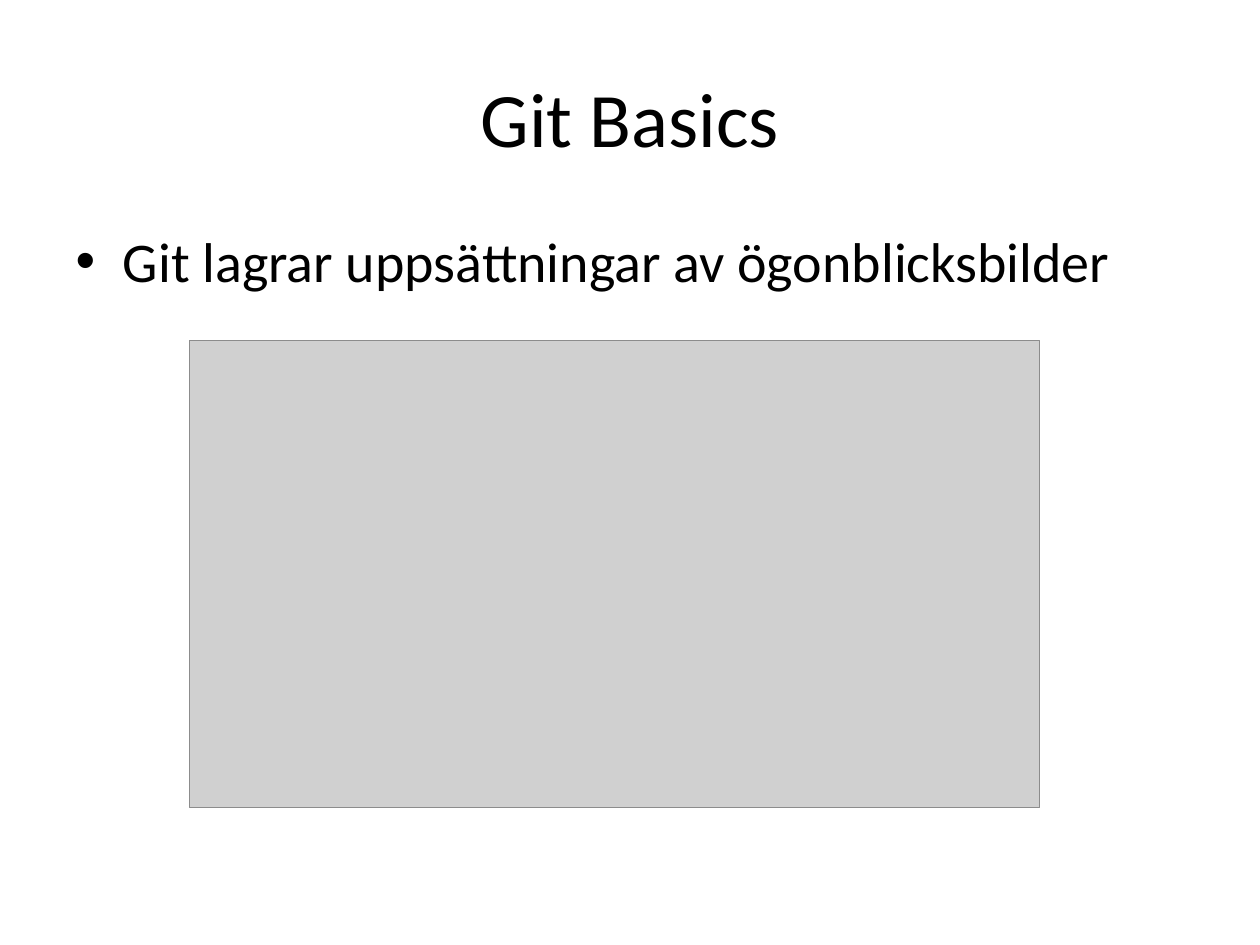
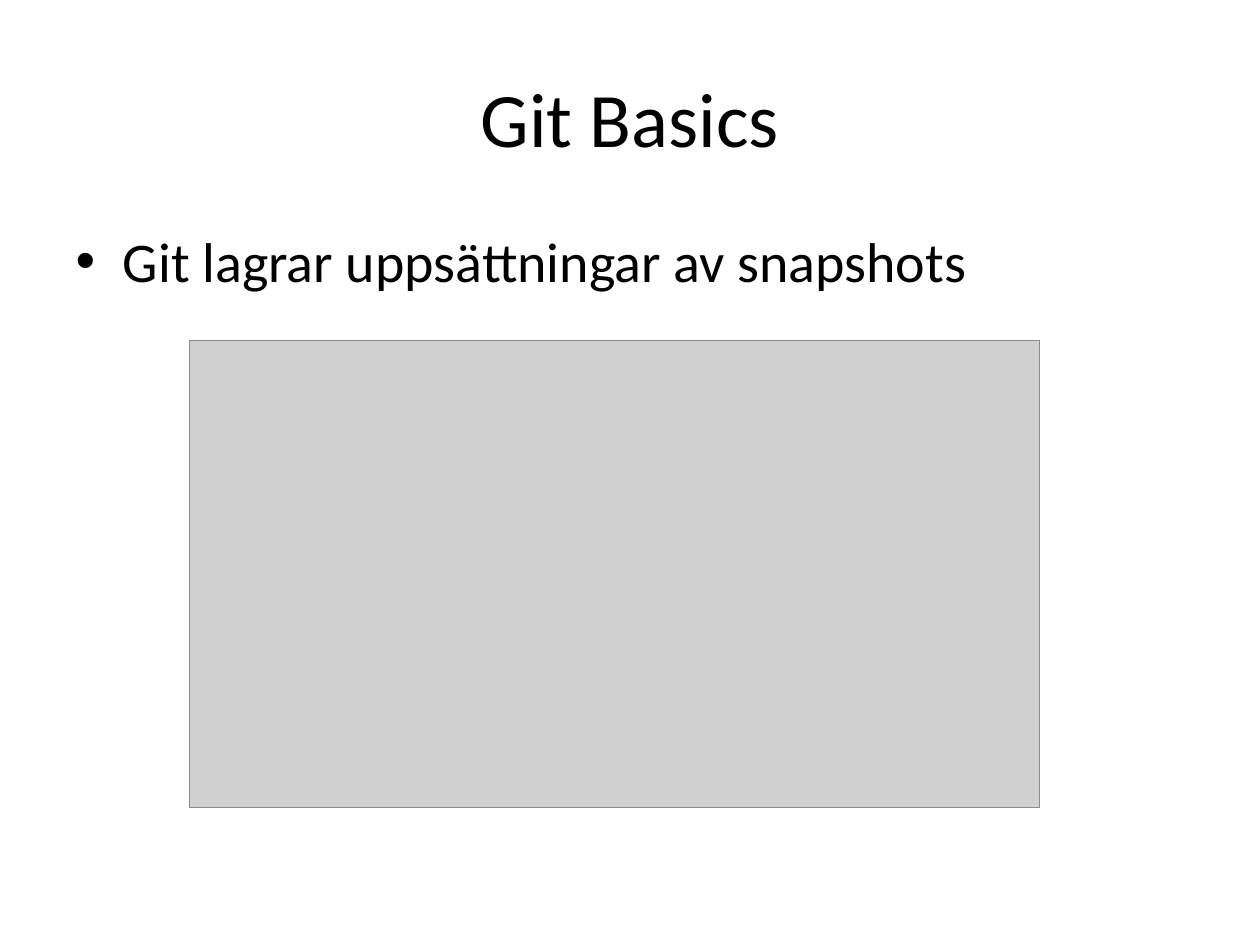
Before and after one commit to perbergq/git-presentation, a slide deck: slide 4 of Git.pptx. Drawn at 1260x945 pixels with LibreOffice and Linux fonts; fonts in the diff are those of the drawing; grey boxes stand for pictures. Boxes give left, top, right and bottom in pixels: in the first picture for what was removed or moved away, otherwise in the second. Text is boxed around its words. In the diff, an @@ line names an element or a change of style, - is before the commit and + after.

```diff
--- a/Git.pptx
+++ b/Git.pptx
@@ text at (123,243,966,292): text changed @@
-• Git lagrar uppsättningar av ögonblicksbilder
+• Git lagrar uppsättningar av snapshots
```
Also in this commit, not shown: 6 other slides changed, 1 slide removed.
